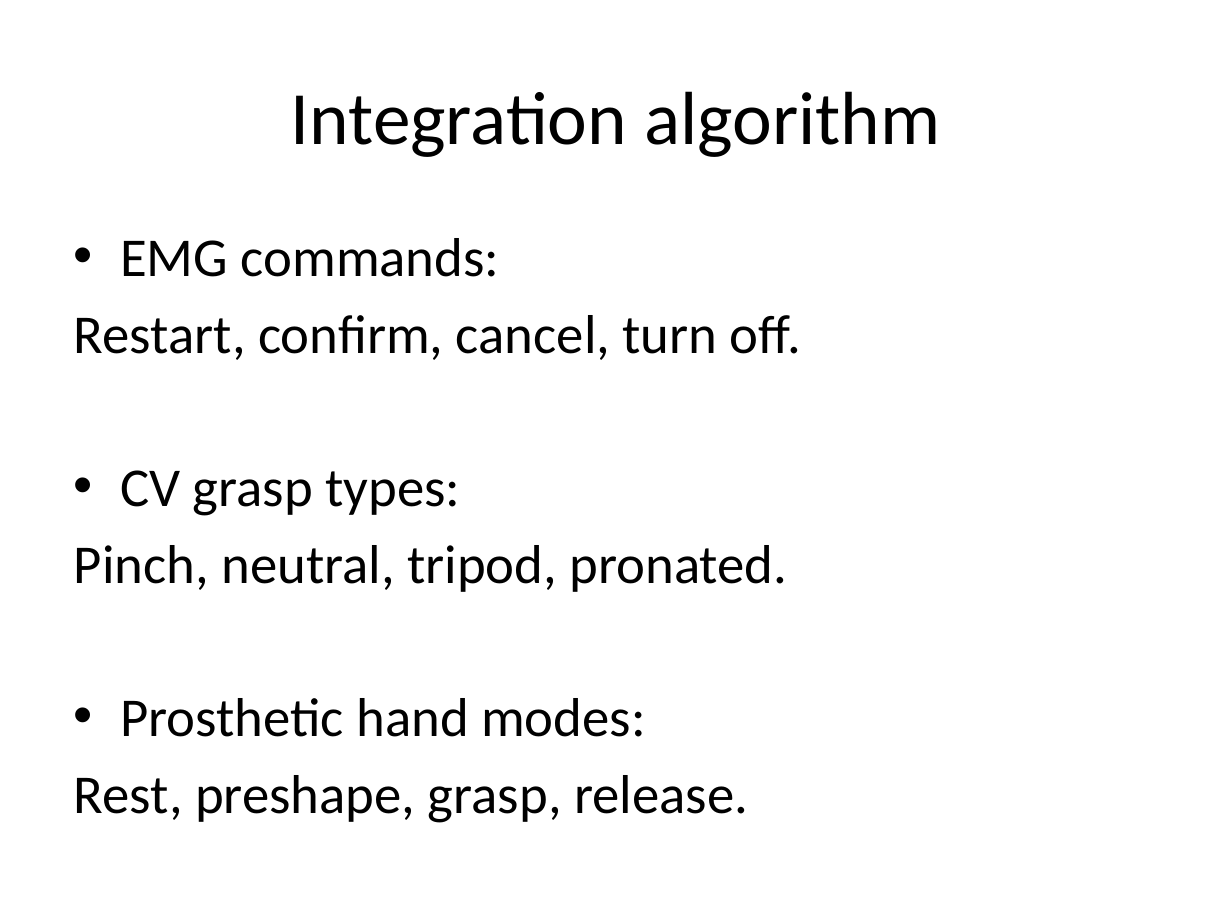
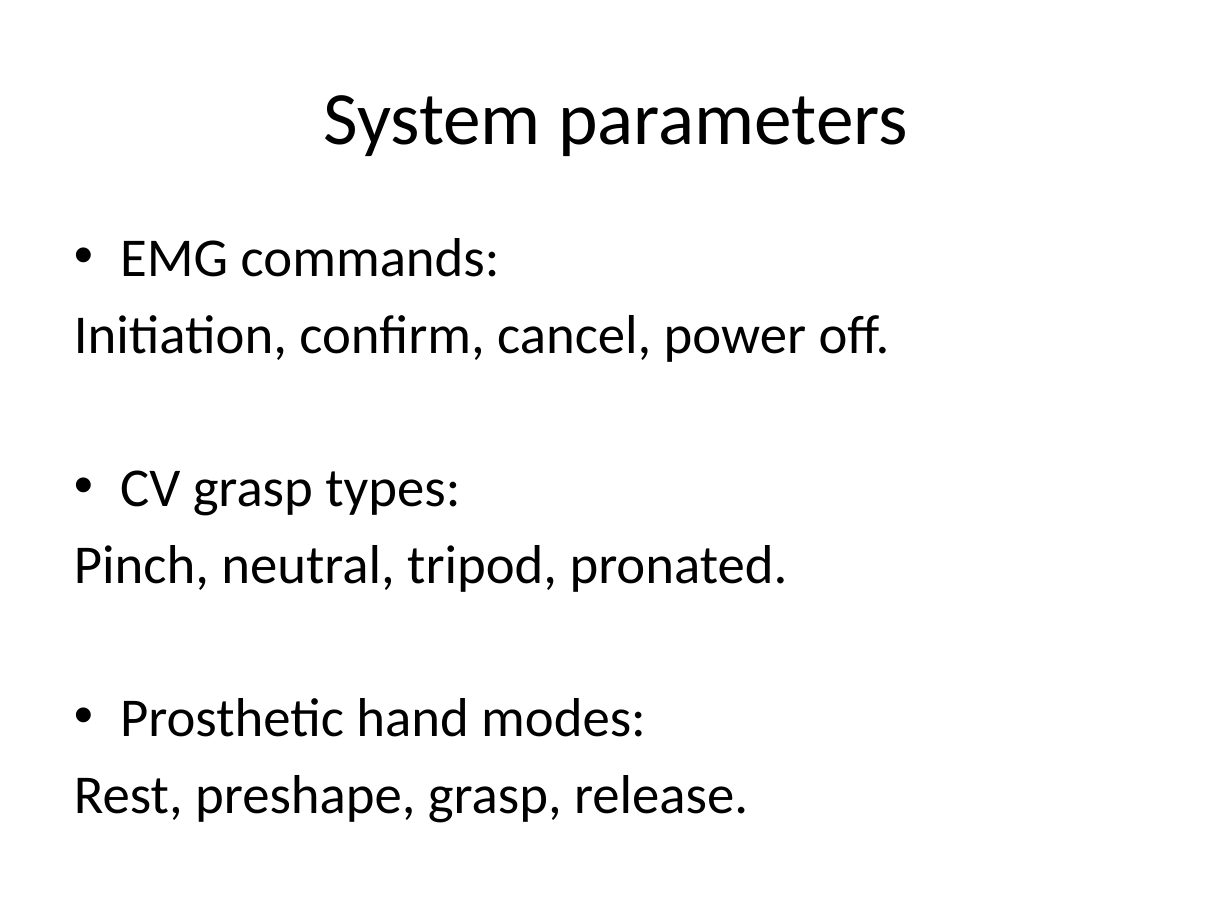
Before and after one commit to hananabilabd/Computer-Vision-and-Neural-Machine-Interface-for-Upper-Limb-Prostheses, a slide deck: slide 5 of GP_presentation.pptx (slide 6 before the commit). Drawn at 1232x924 pixels with LibreOffice and Linux fonts; fonts in the diff are those of the drawing. Boxes give left, top, right and bottom in pixels: in the first picture for what was removed or moved away, otherwise in the second. Text is boxed around its words. In the diff, an @@ line names an element or a change of style, - is before the commit and + after.

```diff
--- a/GP_presentation.pptx
+++ b/GP_presentation.pptx
@@ title at bbox=[323, 95, 908, 156]: text changed @@
-Integration algorithm
+System parameters
@@ text at bbox=[74, 315, 890, 362]: text changed @@
-Restart, confirm, cancel, turn off.
+Initiation, confirm, cancel, power off.
```
Also in this commit, not shown: 1 other slide changed, 1 slide added, 1 slide removed, 2 other files.
